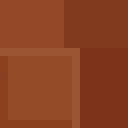
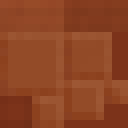
Before/after of a 128px x 128px layered artwork. What changed in the layer stack:
removed layer "texture (2)" over 0, 0, 128, 128
added layer "Layer 1 copy 4" above "Layer 1 copy 2" over 104, 80, 128, 104
added layer "Layer 1 copy 2" above "Layer 1 copy" over 32, 96, 64, 128
added layer "Layer 1 copy" above "Layer 1 copy 3" over 64, 80, 104, 120
added layer "Layer 1 copy 3" above "Layer 1" over 64, 32, 112, 80
added layer "Layer 1" above "Layer 2" over 0, 32, 64, 96
added layer "Layer 5" above "Layer 4" over 0, 96, 32, 128
added layer "Layer 4" above "Background" over 0, 0, 128, 32
added layer "Background" over 0, 0, 128, 128
